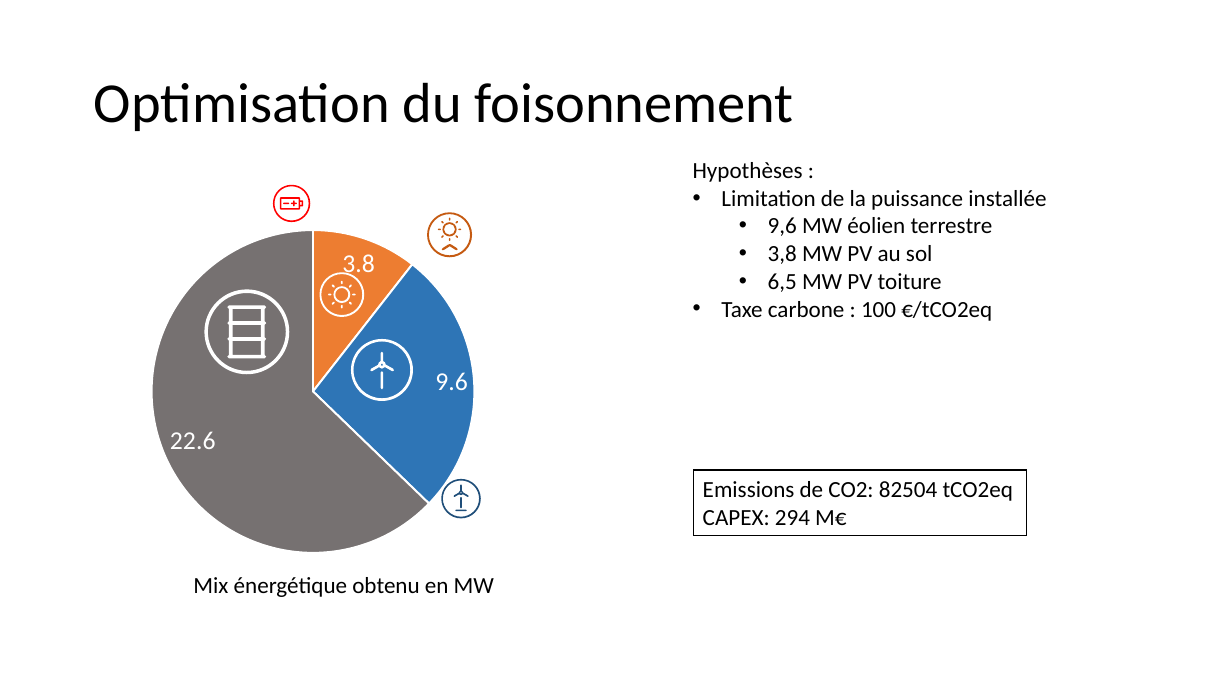
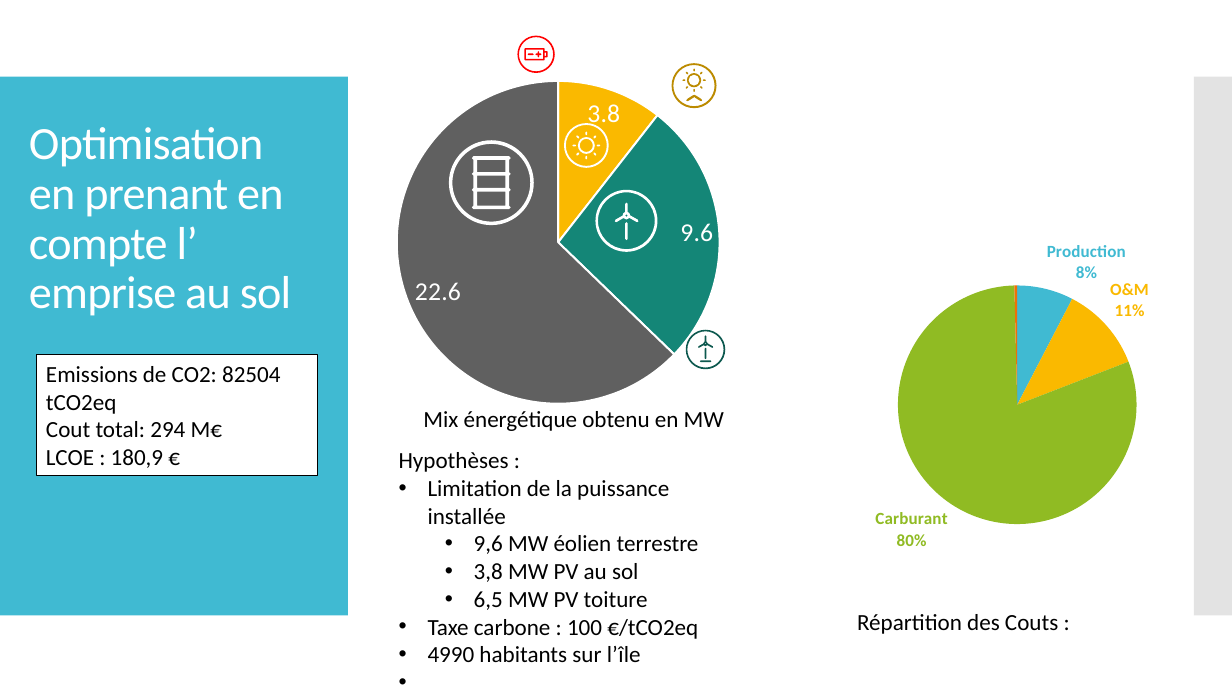
Before and after one commit to cledat/Projet-EA314, a slide deck: slide 7 of rapport.pptx (slide 8 before the commit). Drawn at 1232x693 pixels with LibreOffice and Linux fonts; fonts in the diff are those of the drawing. Boxes give left, top, right and bottom in pixels: in the first picture for what was removed or moved away, otherwise in the second. Text is boxed around its words. In the diff, an @@ line names an element or a change of style, - is before the commit and + after.

```diff
--- a/rapport.pptx
+++ b/rapport.pptx
@@ pie chart at [363, 36, 753, 417] @@
@@ colours of single points changed @@
@@ rectangle added at [0, 77, 348, 616], fill #40BAD2 @@
@@ 33 freeform shapes, 1 pie chart: place and size @@
-33 freeform shapes, 1 pie chart at [118, 185, 508, 566]
+33 freeform shapes, 1 pie chart at [363, 36, 753, 417]
@@ fill #C55A11 to #BB8B00 in 12 elements at [672, 63, 717, 108], [688, 73, 701, 87], [703, 79, 706, 81], [682, 79, 685, 81], [686, 94, 696, 101], [693, 94, 703, 101], [700, 71, 702, 74], [686, 86, 689, 89], [686, 71, 689, 74], [700, 86, 702, 89], [693, 68, 695, 71], [693, 89, 695, 91] @@
@@ rectangle added at [1194, 77, 1232, 616], fill #C8C8C8 at 50% opacity @@
@@ title at [29, 127, 291, 316]: text changed; size 44 to 36 pt; text colour #000000 to #FFFFFF @@
-Optimisation du foisonnement
+Optimisation en prenant en compte l’ emprise au sol
@@ pie chart added at [733, 227, 1232, 572] @@
+categories: Production, O&M, Carburant, Unserved energy
+Series 1: 8, 11, 80, 0
@@ rectangle "Emissions de CO2: 82504 tCO2eq": place and size @@
-rectangle "Emissions de CO2: 82504 tCO2eq" at [694, 470, 1027, 536]
+rectangle "Emissions de CO2: 82504 tCO2eq" at [37, 355, 318, 476]
@@ rectangle "Emissions de CO2: 82504 tCO2eq" at [37, 355, 318, 476]: outline #000000 1 pt to #000000 0.85 pt @@
@@ fill #1F4E79 to #0D5A4F in 4 elements at [705, 348, 707, 359], [698, 335, 714, 348], [686, 330, 726, 370], [701, 360, 712, 362] @@
@@ text "Mix énergétique obtenu en MW": place and size @@
-text "Mix énergétique obtenu en MW" at [193, 577, 494, 597]
+text "Mix énergétique obtenu en MW" at [423, 411, 724, 431]
@@ text in rectangle at [46, 421, 222, 468]: text changed @@
-CAPEX: 294 M€
+Cout total: 294 M€
+LCOE : 180,9 €
@@ text "Hypothèses :": place and size @@
-text "Hypothèses :" at [693, 162, 1046, 321]
+text "Hypothèses :" at [399, 452, 699, 662]
@@ text added at [857, 614, 1058, 634], 18 pt, text #000000 @@
+Répartition des Couts :
@@ text at [428, 646, 641, 662]: paragraph added @@
+• 4990 habitants sur l’île
```
Also in this commit, not shown: 16 other slides changed, 3 slides removed, 1 other file.
